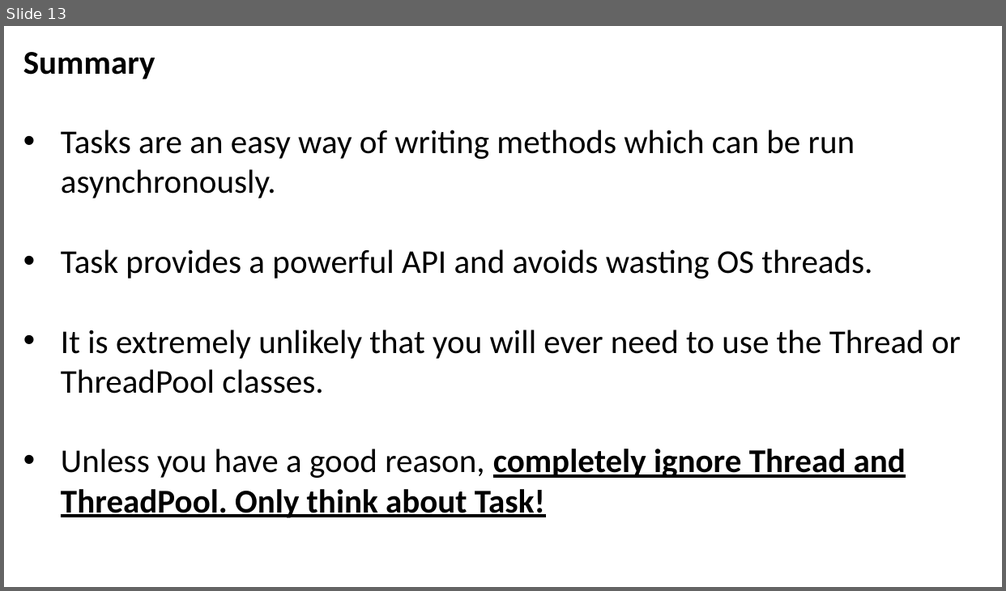
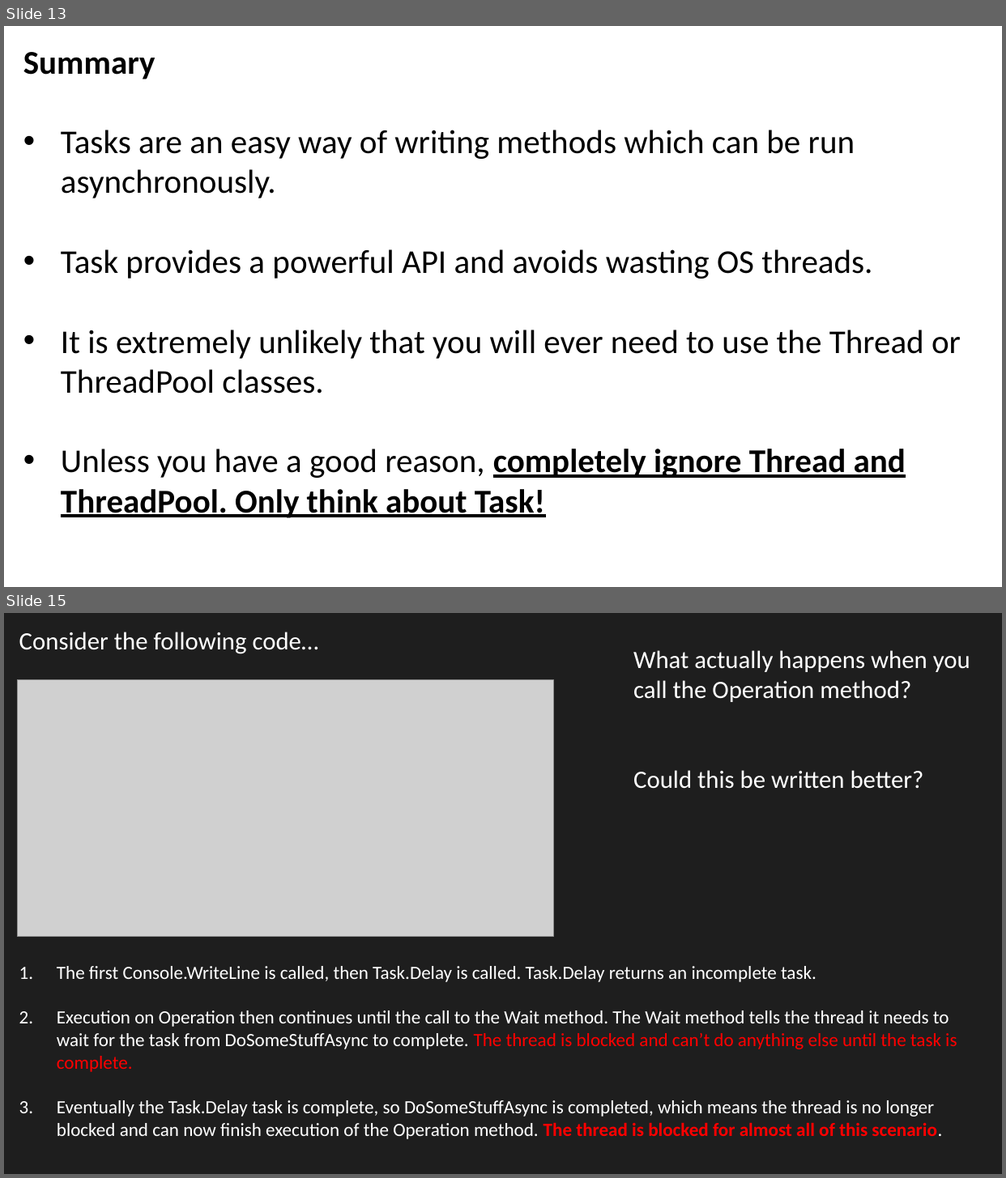
Before and after one commit to JoshKain/AsyncAwaitQuiz, a slide deck: Async and await presentation.pptx. Shown one above the other, each under a label of ours: slide 13 before the commit, slides 13 and 15 after it; the slides between them are not shown. The pictures are 1006x591 and 1006x1178 pixels, drawn with LibreOffice and Linux fonts; fonts in the diff are those of the drawing; grey boxes stand for pictures. Boxes give left, top, right and bottom in pixels: in the first picture for what was removed or moved away, otherwise in the second. Text is boxed around its words. In the diff, an @@ line names an element or a change of style, - is before the commit and + after.

```diff
--- a/Async and await presentation.pptx
+++ b/Async and await presentation.pptx
@@ slide 15 added at <box>4,613,1002,1174</box>, background #1E1E1E @@
@@ text added at <box>19,632,319,654</box>, 24 pt, text #FFFFFF @@
+Consider the following code…
@@ text added at <box>633,650,970,789</box>, 24 pt, text #FFFFFF @@
+What actually happens when you call the Operation method?
+Could this be written better?
@@ picture added at <box>18,679,554,936</box> @@
@@ text added at <box>57,966,957,1139</box>, 18 pt, text #FFFFFF @@
+1. The first Console.WriteLine is called, then Task.Delay is called. Task.Delay returns an incomplete task.
+2. Execution on Operation then continues until the call to the Wait method. The Wait method tells the thread it needs to wait for the task from DoSomeStuffAsync to complete. The thread is blocked and can’t do anything else until the task is complete.
+3. Eventually the Task.Delay task is complete, so DoSomeStuffAsync is completed, which means the thread is no longer blocked and can now finish execution of the Operation method. The thread is blocked for almost all of this scenario.
```
Also in this commit, not shown: 1 slide changed, 1 other slide added, 7 other files.
